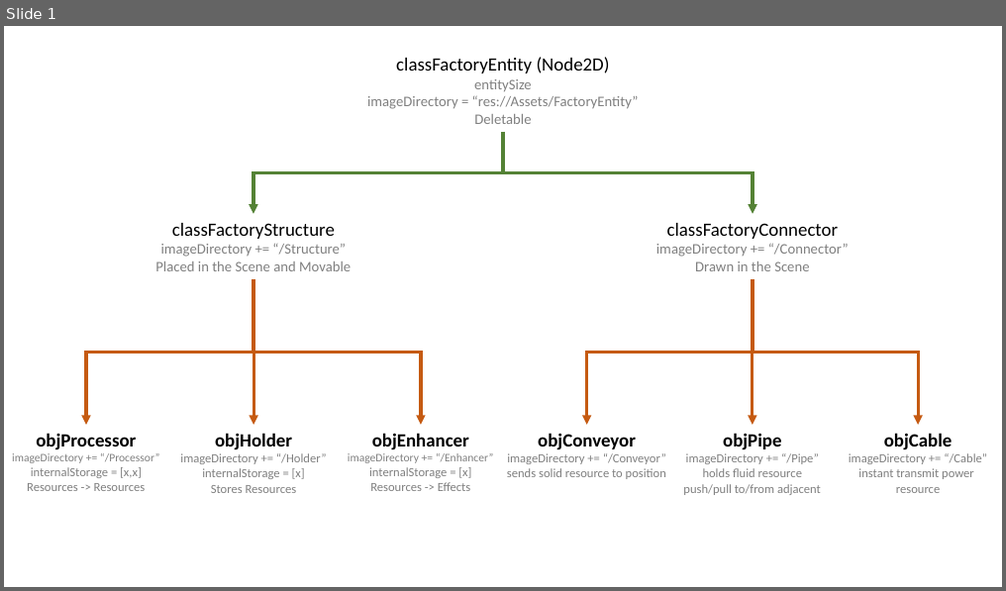
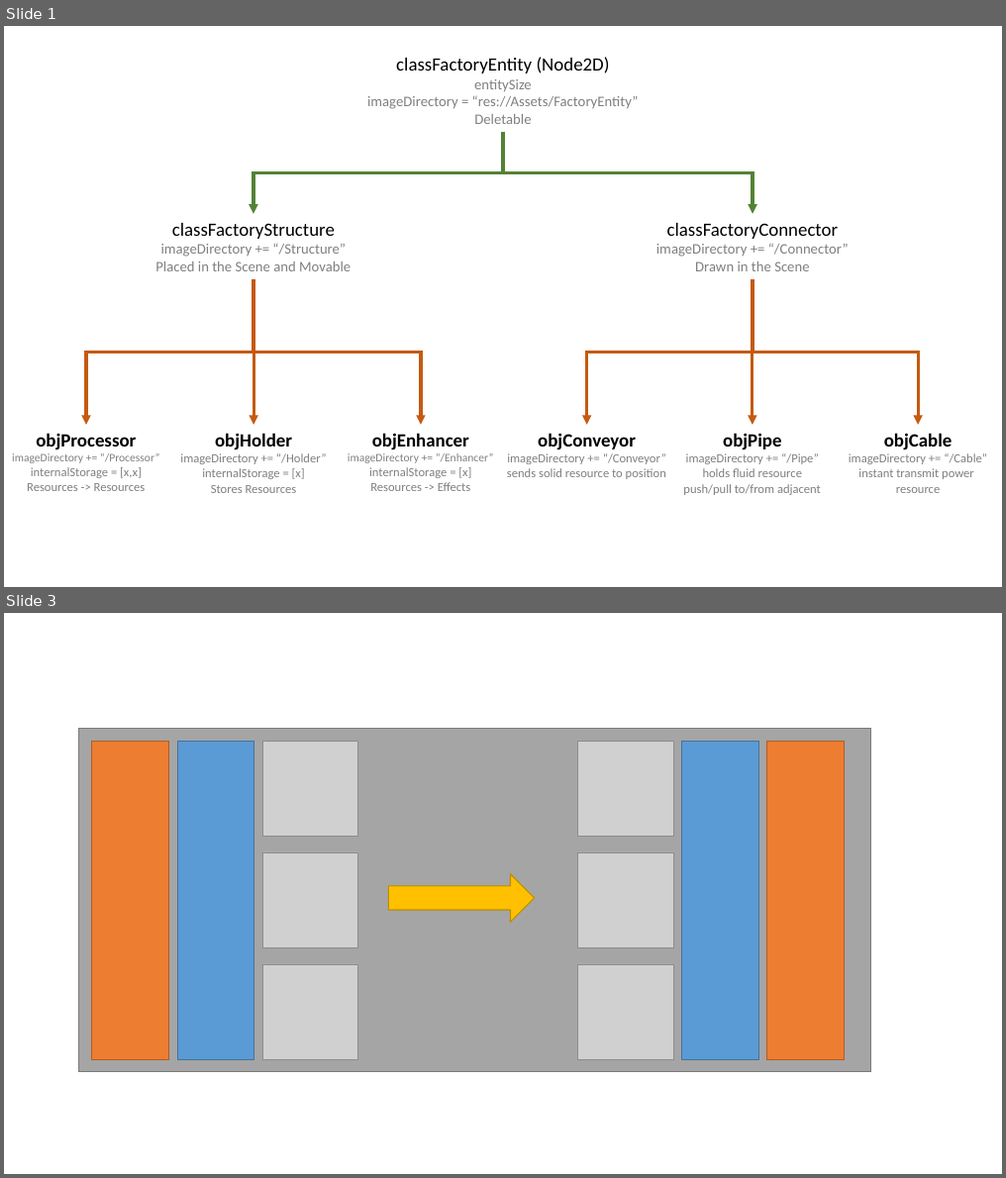
Before and after one commit to Thallium204/Rook_Alpha, a slide deck: GamePlan.pptx. Shown one above the other, each under a label of ours: slide 1 before the commit, slides 1 and 3 after it; the slides between them are not shown. The pictures are 1006x591 and 1006x1178 pixels, drawn with LibreOffice and Linux fonts; fonts in the diff are those of the drawing; grey boxes stand for pictures. Boxes give left, top, right and bottom in pixels: in the first picture for what was removed or moved away, otherwise in the second. Text is boxed around its words. In the diff, an @@ line names an element or a change of style, - is before the commit and + after.

```diff
--- a/GamePlan.pptx
+++ b/GamePlan.pptx
@@ slide 3 added at (x1=4, y1=613, x2=1002, y2=1174), background #FFFFFF @@
@@ rectangle added at (x1=78, y1=729, x2=871, y2=1072), fill #A5A5A5, outline #7A7A7A 1 pt @@
@@ rectangle added at (x1=92, y1=741, x2=169, y2=1059), fill #ED7D31, outline #AF5C24 1 pt @@
@@ rectangle added at (x1=177, y1=741, x2=254, y2=1059), fill #5B9BD5, outline #43739E 1 pt @@
@@ picture added at (x1=263, y1=741, x2=358, y2=837) @@
@@ picture added at (x1=578, y1=741, x2=674, y2=837) @@
@@ rectangle added at (x1=681, y1=741, x2=758, y2=1059), fill #5B9BD5, outline #43739E 1 pt @@
@@ rectangle added at (x1=767, y1=741, x2=845, y2=1059), fill #ED7D31, outline #AF5C24 1 pt @@
@@ picture added at (x1=263, y1=853, x2=358, y2=949) @@
@@ right arrow added at (x1=389, y1=874, x2=535, y2=922), fill #FFC000, outline #BD8E00 1 pt @@
@@ picture added at (x1=578, y1=853, x2=674, y2=949) @@
@@ picture added at (x1=263, y1=964, x2=358, y2=1059) @@
@@ picture added at (x1=578, y1=964, x2=674, y2=1059) @@
```
Also in this commit, not shown: 6 other files.
